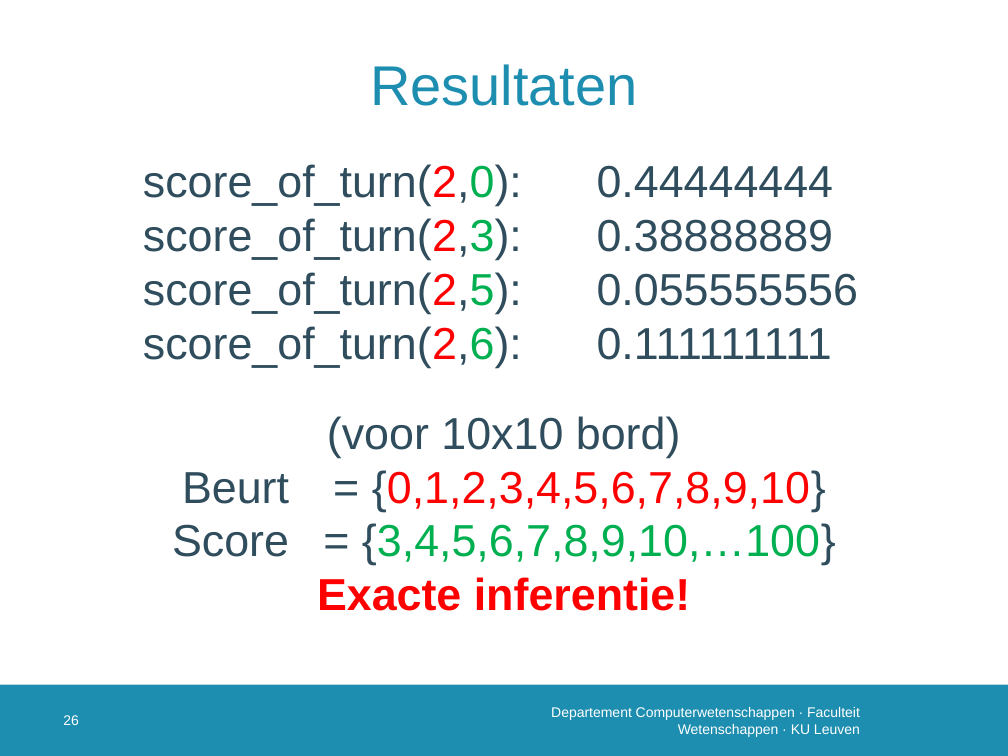
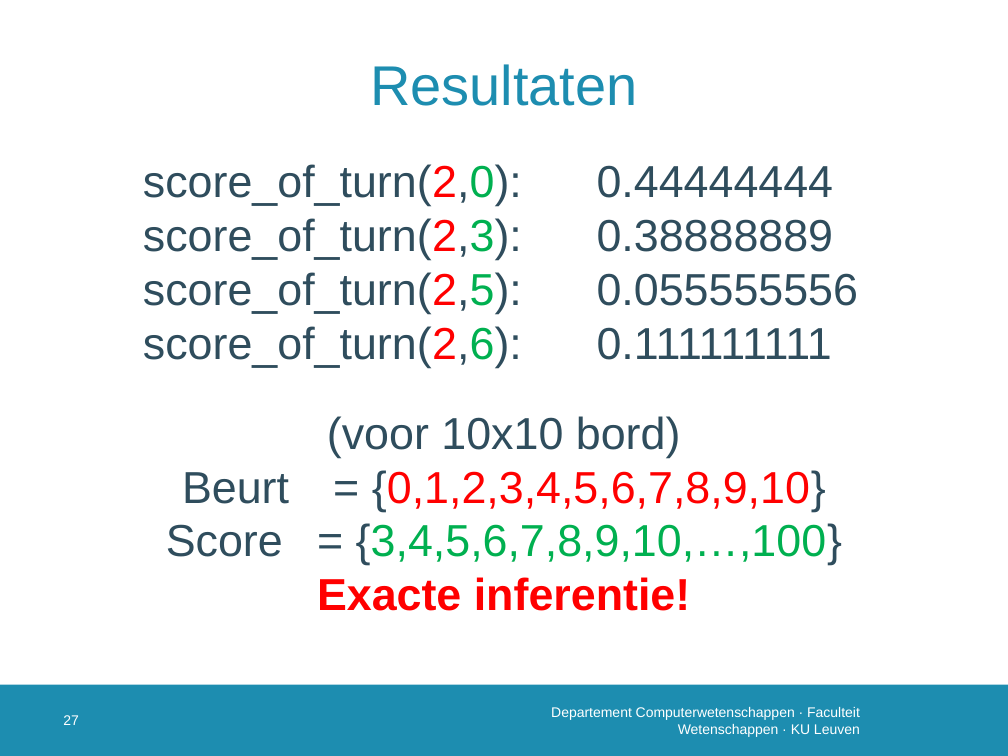
Before and after one commit to susverwimp/T208-Probabilistic-Programming-A-Case-Study, a slide deck: slide 28 of thesis/presentations/2 second/secondv2.pptx (slide 27 before the commit). Drawn at 1008x756 pixels with LibreOffice and Linux fonts; fonts in the diff are those of the drawing; background and template pictures are left out. Boxes give left, top, right and bottom in pixels: in the first picture for what was removed or moved away, otherwise in the second. Text is boxed around its words. In the diff, an @@ line names an element or a change of style, - is before the commit and + after.

```diff
--- a/thesis/presentations/2 second/secondv2.pptx
+++ b/thesis/presentations/2 second/secondv2.pptx
@@ text at (166,523,842,565): text changed @@
-Score = {3,4,5,6,7,8,9,10,…100}
+Score = {3,4,5,6,7,8,9,10,…,100}
@@ page number at (63,715,79,725): text changed @@
-26
+27
```
Also in this commit, not shown: 1 slide added.
